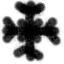
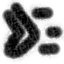
Layers edited between the first and the second w=64, h=64 image:
added layer "Paint Layer 20" above "Paint Layer 19" over box(0, 0, 64, 64)
hid "Paint Layer 18", painted on it over box(0, 0, 64, 64)
